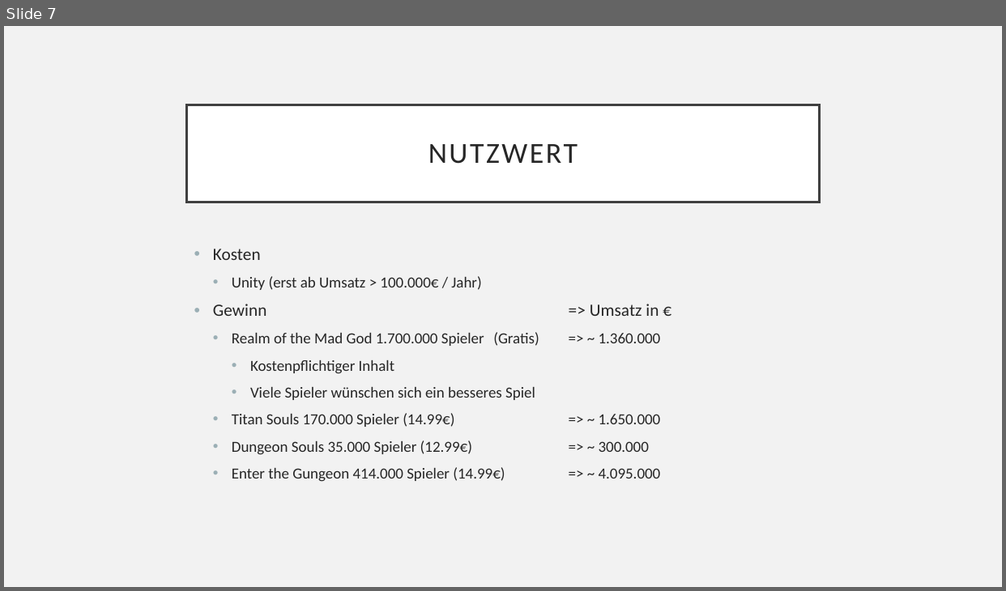
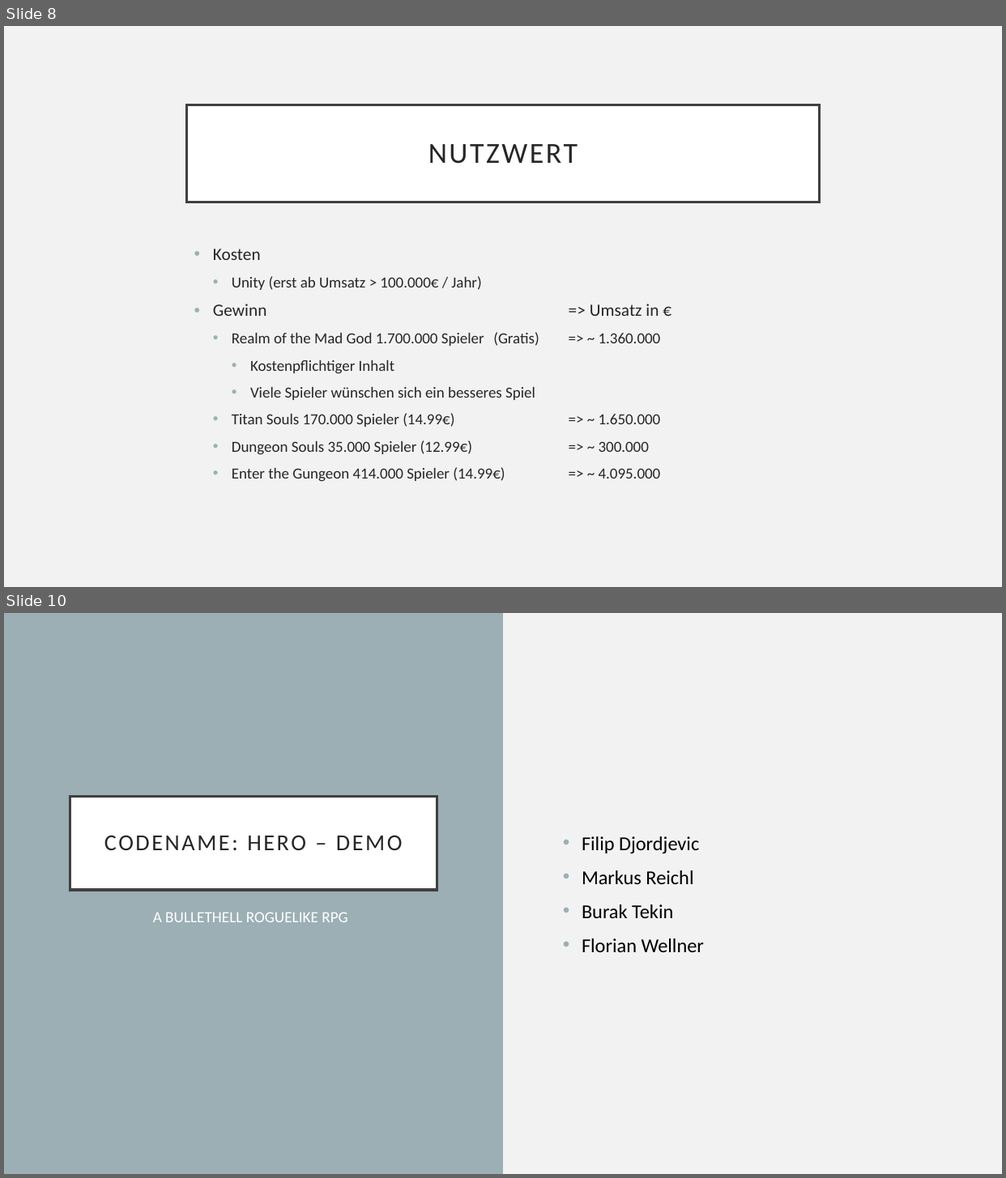
Before and after one commit to mreichl-tgm/hero, a slide deck: docs/project-presentation.pptx. Shown one above the other, each under a label of ours: slide 7 before the commit, slides 8 and 10 after it; the slides between them are not shown. The pictures are 1006x591 and 1006x1178 pixels, drawn with LibreOffice and Linux fonts; fonts in the diff are those of the drawing. Boxes give left, top, right and bottom in pixels: in the first picture for what was removed or moved away, otherwise in the second. Text is boxed around its words. In the diff, an @@ line names an element or a change of style, - is before the commit and + after.

```diff
--- a/docs/project-presentation.pptx
+++ b/docs/project-presentation.pptx
@@ slide 10 added at [4, 613, 1002, 1174], background #F2F2F2 @@
@@ rectangle added at [4, 613, 503, 1174], fill #9BAFB5 @@
@@ title added at [70, 796, 437, 890], fill #FFFFFF, outline #404040 2.5 pt, 22 pt, text #262626 @@
+CODENAME: HERO – DEMO
@@ text added at [582, 837, 704, 952], 19 pt, text #000000 @@
+• Filip Djordjevic
+• Markus Reichl
+• Burak Tekin
+• Florian Wellner
@@ text added at [153, 912, 348, 922], 15 pt, text #FFFFFF @@
+A BULLETHELL ROGUELIKE RPG
@@ what was slide 7 is now slide 8 @@
```
Also in this commit, not shown: 6 slides changed.
